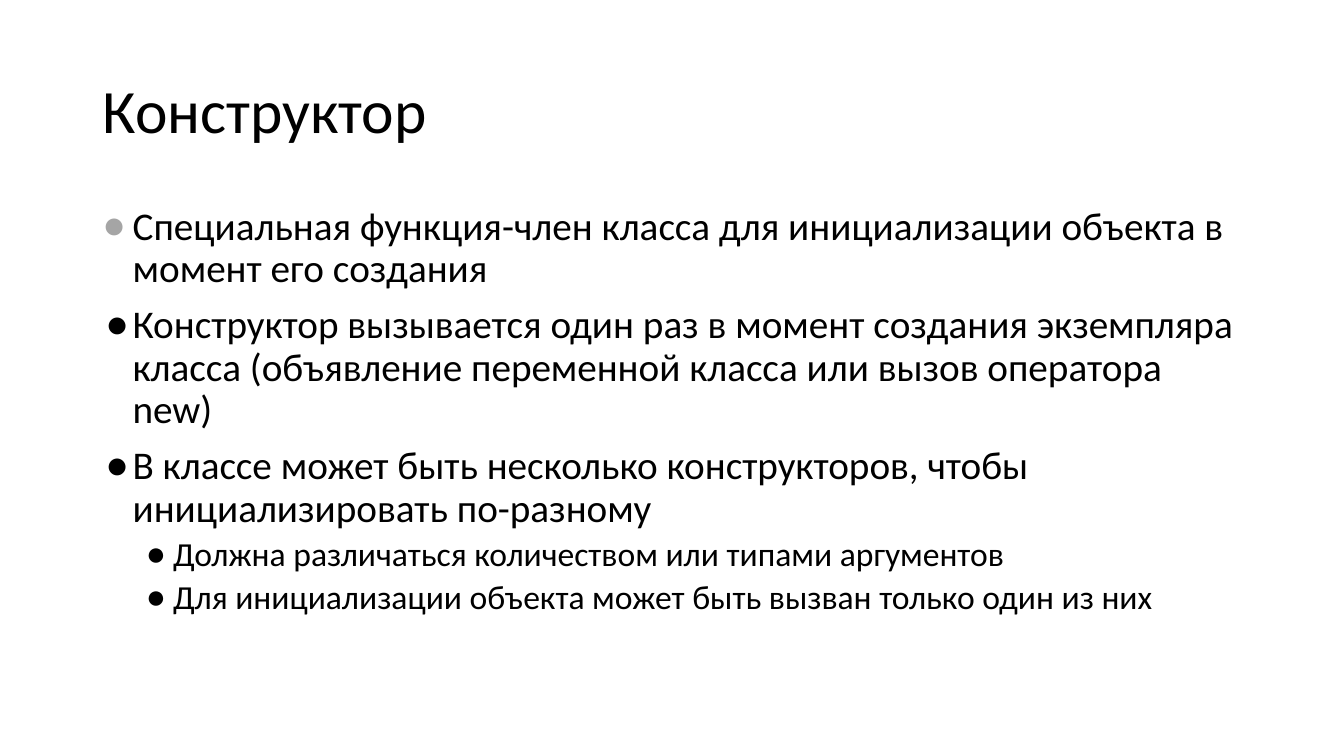
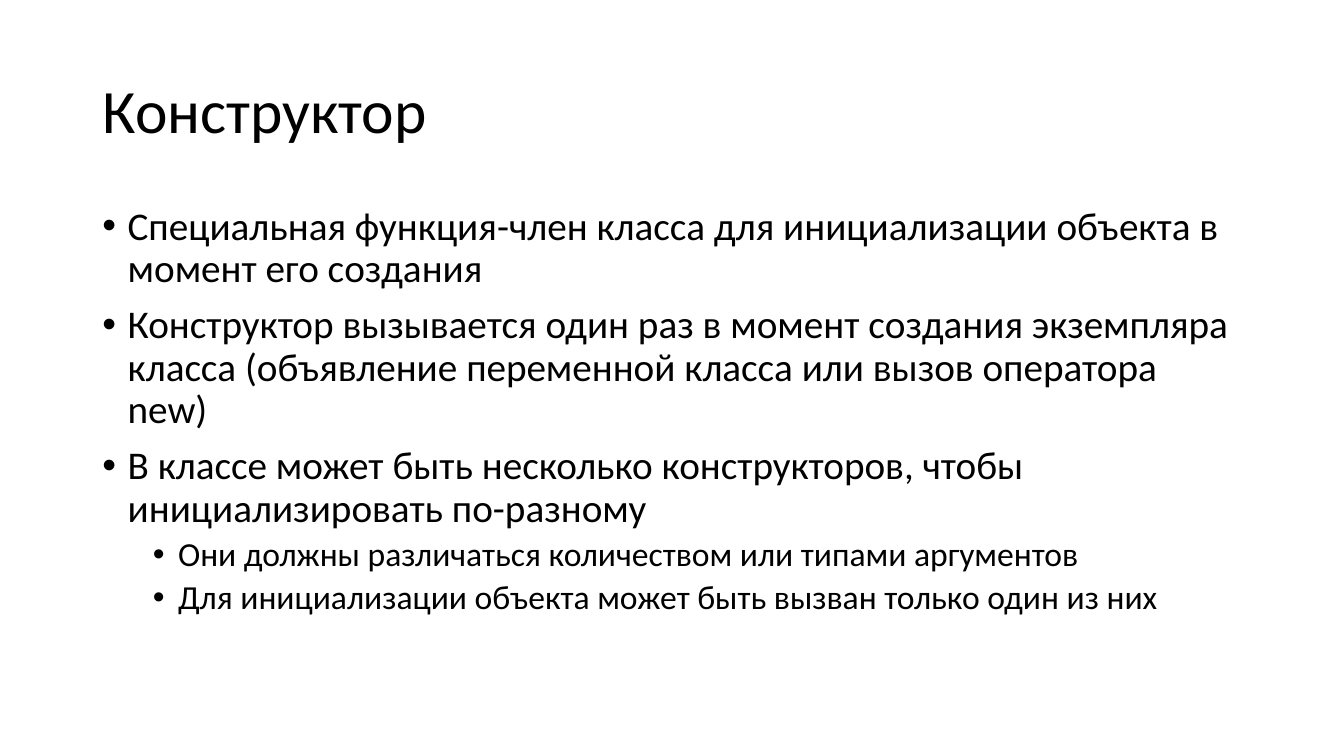
Before and after one commit to alexey-malov/oop, a slide deck: slide 68 of lectures/02/Основы ООП.pptx (slide 66 before the commit). Drawn at 1344x756 pixels with LibreOffice and Linux fonts; fonts in the diff are those of the drawing. Boxes give left, top, right and bottom in pixels: in the first picture for what was removed or moved away, otherwise in the second. Text is boxed around its words. In the diff, an @@ line names an element or a change of style, - is before the commit and + after.

```diff
--- a/lectures/02/Основы ООП.pptx
+++ b/lectures/02/Основы ООП.pptx
@@ text at (128,213,1228,615): bullet ● to • @@
@@ text at (178,544,1078,572): text changed @@
-  ● Должна различаться количеством или типами аргументов
+  • Они должны различаться количеством или типами аргументов
```
Also in this commit, not shown: 13 other slides changed, 5 slides added, 7 other files.
